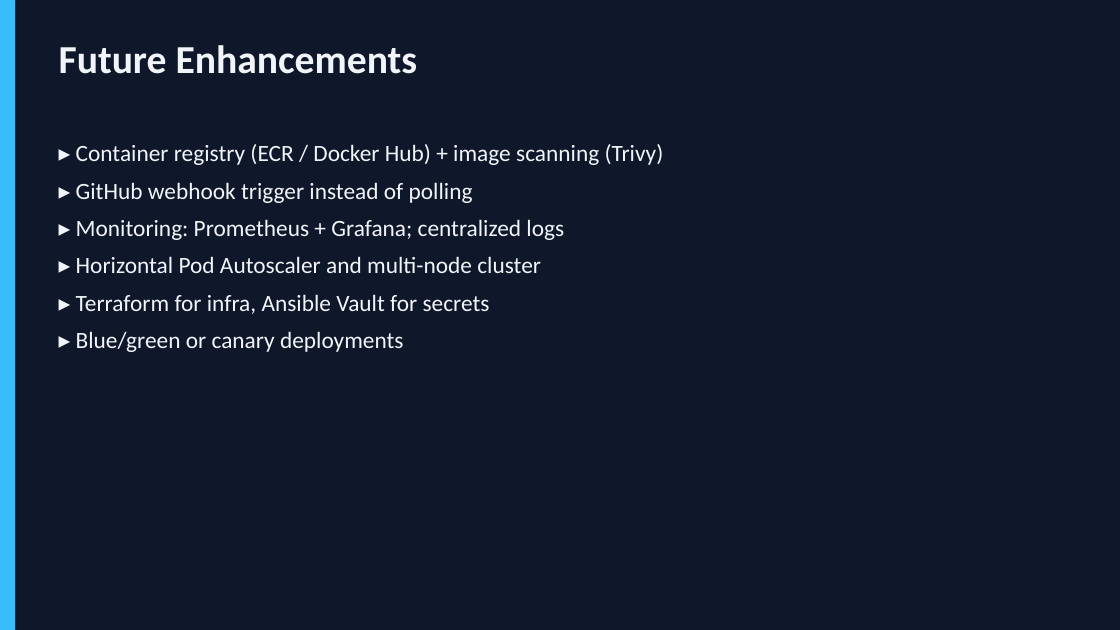
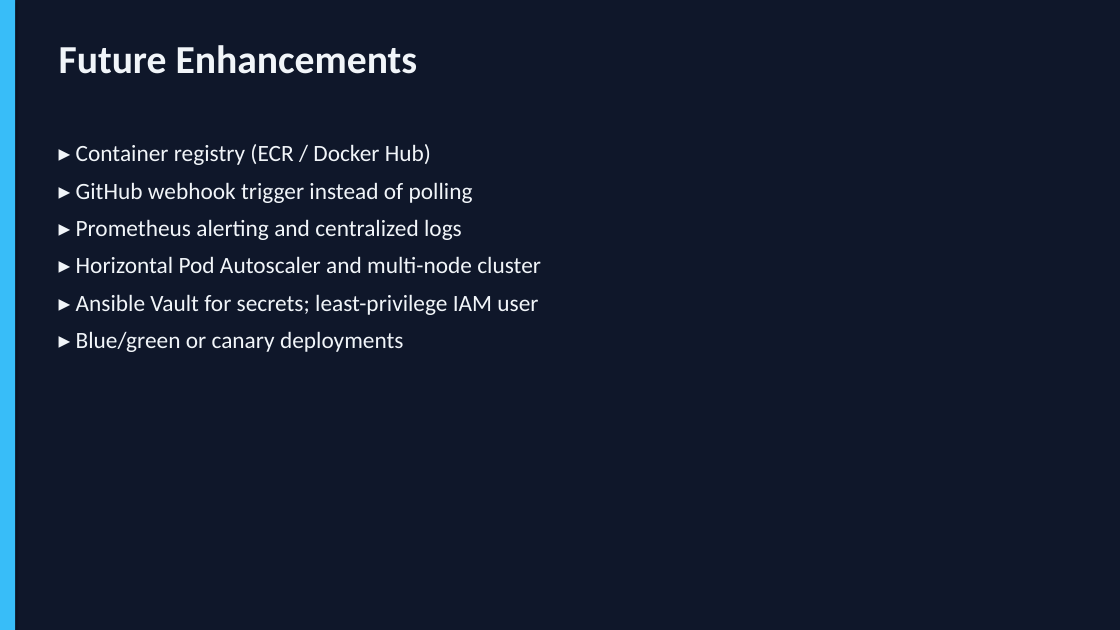
Before and after one commit to chaitanyasai9666/Devops-project, a slide deck: slide 17 of NLP_API_DevOps_Presentation.pptx (slide 14 before the commit). Drawn at 1120x630 pixels with LibreOffice and Linux fonts; fonts in the diff are those of the drawing. Boxes give left, top, right and bottom in pixels: in the first picture for what was removed or moved away, otherwise in the second. Text is boxed around its words. In the diff, an @@ line names an element or a change of style, - is before the commit and + after.

```diff
--- a/NLP_API_DevOps_Presentation.pptx
+++ b/NLP_API_DevOps_Presentation.pptx
@@ text at (76, 144, 431, 165): text changed @@
-▸ Container registry (ECR / Docker Hub) + image scanning (Trivy)
+▸ Container registry (ECR / Docker Hub)
@@ text at (76, 219, 462, 240): text changed @@
-▸ Monitoring: Prometheus + Grafana; centralized logs
+▸ Prometheus alerting and centralized logs
@@ text at (76, 294, 538, 315): text changed @@
-▸ Terraform for infra, Ansible Vault for secrets
+▸ Ansible Vault for secrets; least-privilege IAM user
```
Also in this commit, not shown: 12 other slides changed, 3 slides added.
